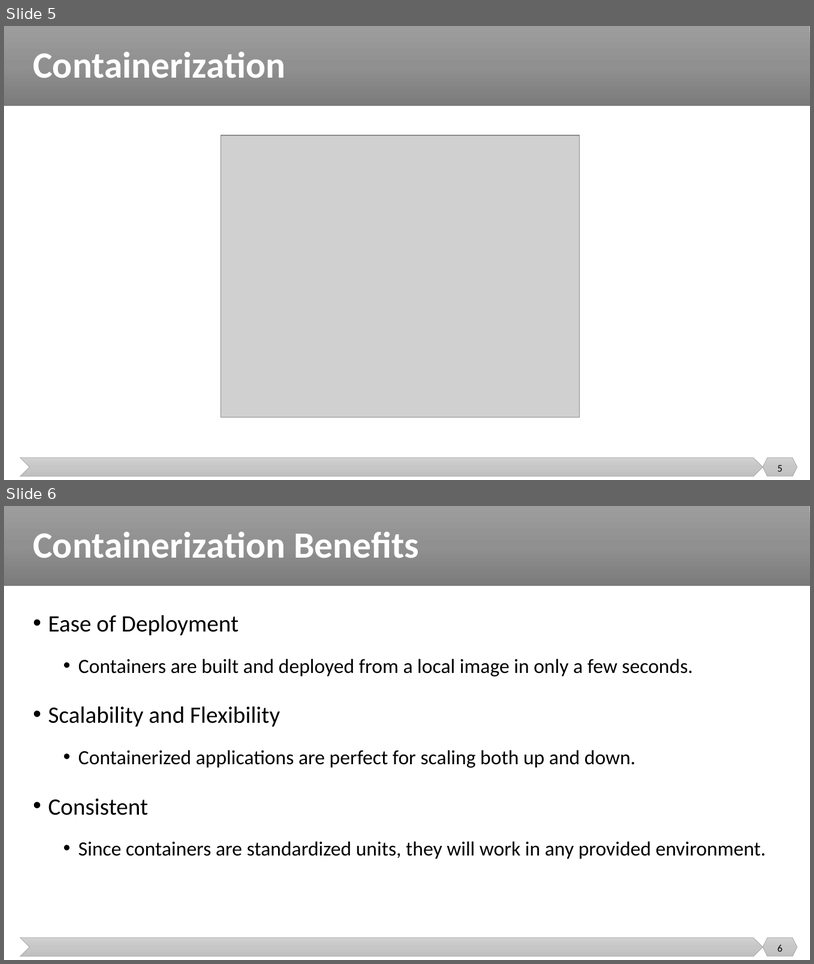
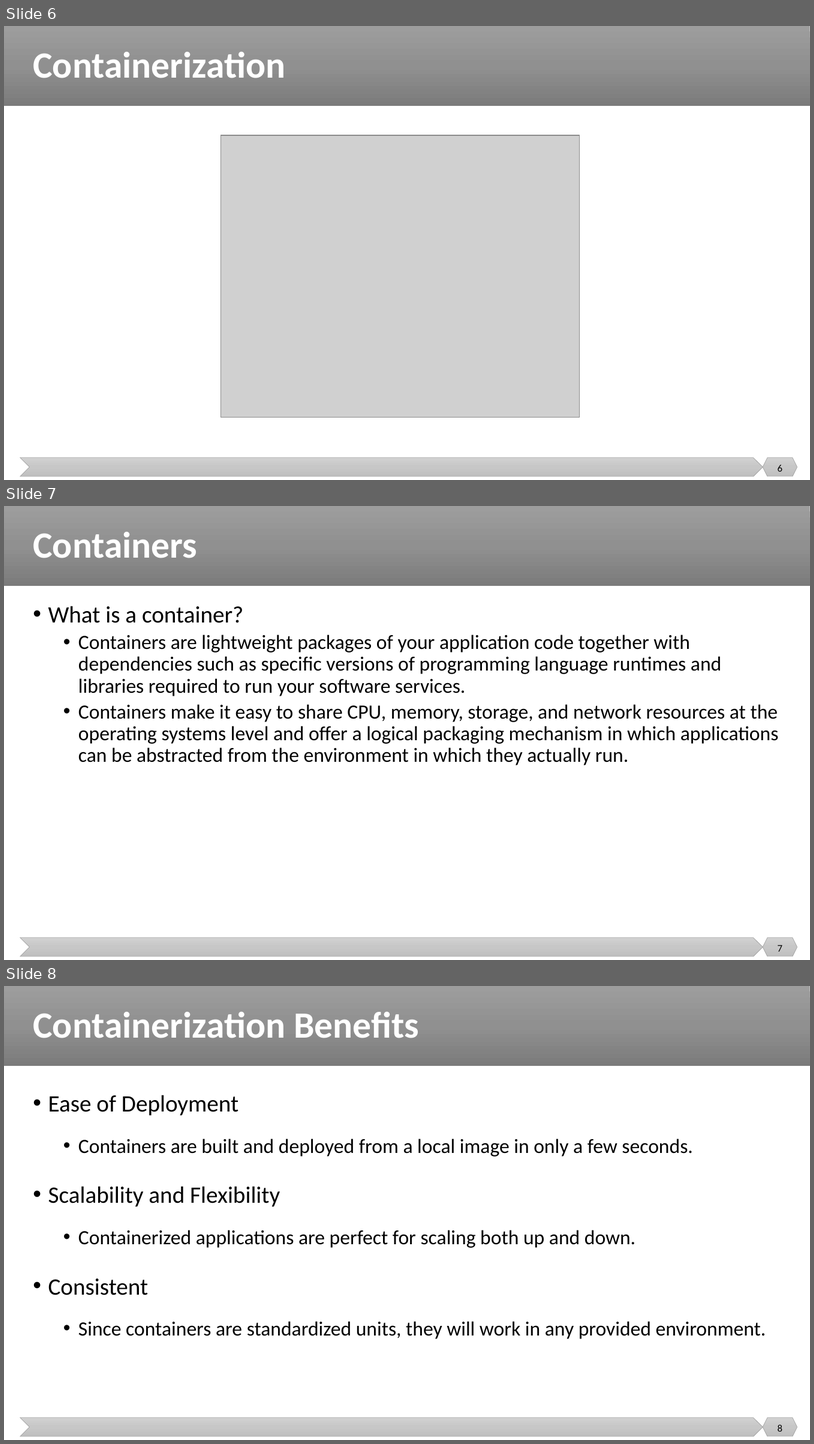
Before and after one commit to malenezi/malenezi, a slide deck: SE489/Lectures/4-Containerization/Containerization.pptx. Shown one above the other, each under a label of ours: slides 5 and 6 before the commit, slides 6, 7 and 8 after it. The pictures are 814x964 and 814x1444 pixels, drawn with LibreOffice and Linux fonts; fonts in the diff are those of the drawing; grey boxes stand for pictures. Boxes give left, top, right and bottom in pixels: in the first picture for what was removed or moved away, otherwise in the second. Text is boxed around its words. In the diff, an @@ line names an element or a change of style, - is before the commit and + after.

```diff
--- a/SE489/Lectures/4-Containerization/Containerization.pptx
+++ b/SE489/Lectures/4-Containerization/Containerization.pptx
@@ slide 7 added at [4,506,810,960], background #FFFFFF; not listed: 3 template elements that a slide beside it also shows @@
@@ title added at [33,532,197,558], 44 pt, text #FFFFFF, bold @@
+Containers
@@ text added at [48,606,779,765], 24 pt, text #000000 @@
+• What is a container?
+  • Containers are lightweight packages of your application code together with dependencies such as specific versions of programming language runtimes and libraries required to run your software services.
+  • Containers make it easy to share CPU, memory, storage, and network resources at the operating systems level and offer a logical packaging mechanism in which applications can be abstracted from the environment in which they actually run.
@@ page number added at [778,945,783,951], 12 pt, text #000000 @@
+7
@@ what was slide 5 is now slide 6 @@
@@ page number at [778,464,783,471]: text changed @@
-5
+6
@@ what was slide 6 is now slide 8 @@
@@ page number at [778,1424,783,1431]: text changed @@
-6
+8
```
Also in this commit, not shown: 5 other slides added, 2 other files.
